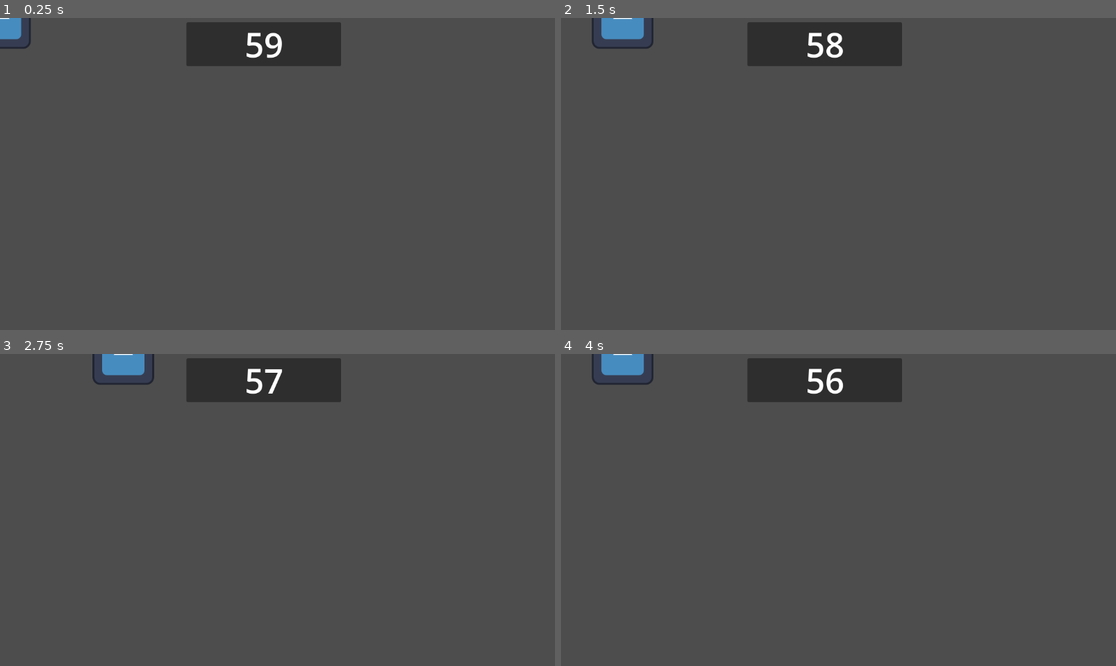
Above: before the commit, frames 1-4 (two rows, left to right).
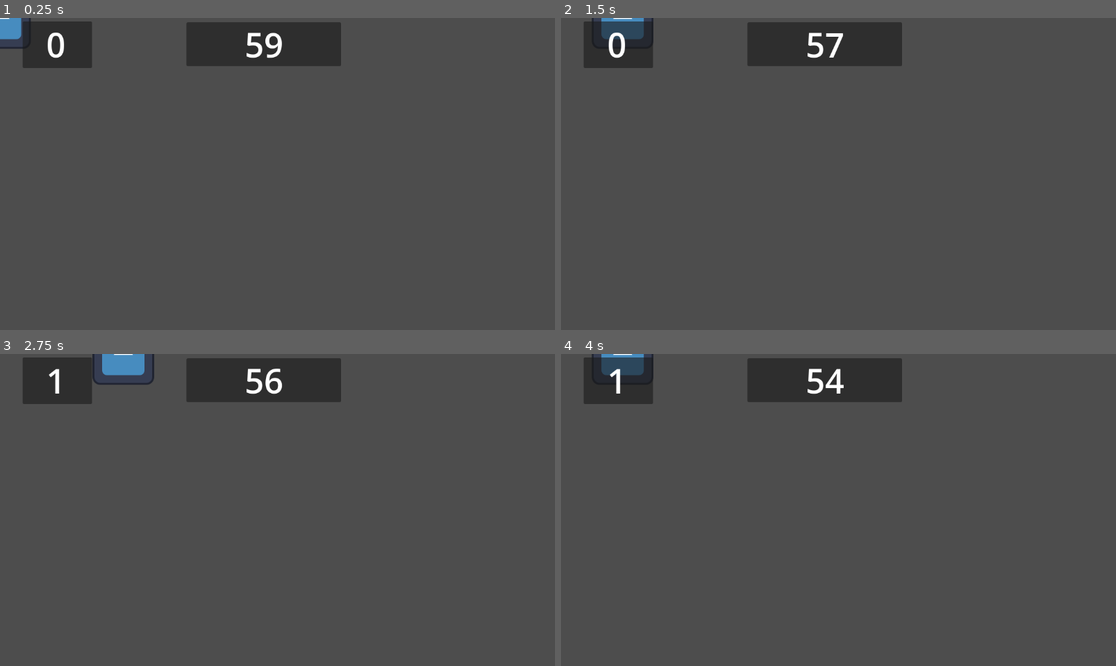
Above: after the commit, the same moments.

Repository: AnyOneS134/TrabzoznGameJam
Game: Godot game, scene res://Scene/node_2d.tscn
Same seed, same stepped clock (60 frames per second), same inputs: the game is played once before the commit and once after it. The engine's default icon, where the game draws it, is replaced by a stand-in: a white triangle on a blue panel in a dark square. Sound files missing from this copy of the repository are replaced by a short silence.
Inputs:
- Up to frame 1 (0.25 s): no input
- Up to frame 2 (1.5 s): tap Enter at 0.5 s; hold Right (ui_right) 0.53-1.28 s; hold Down (ui_down) from 1.28 s (still down)
- Up to frame 3 (2.75 s): tap Space at 2 s; release Down (ui_down) at 2.03 s; hold Right (ui_right) from 2.03 s (still down)
- Up to frame 4 (4 s): tap Enter at 2.75 s; release Right (ui_right) at 2.78 s; hold Up (ui_up) 2.78-3.53 s; tap Space at 3.5 s; hold Left (ui_left) from 3.53 s (still down)

The runs differ from the first frame. In frame 1, 1.8% of the frame differs, in the area x 4-17%, y 1-17%; in frame 2, 1.9%; in frame 3, 2.0%, in the area x 4-51%, y 1-17%; in frame 4, 1.9%.

Commit message:
v1.3
kombo sistemi ( + süre , - süre )
normal geri sayaç

Diff:
--- a/Scene/canvas_layer.tscn
+++ b/Scene/canvas_layer.tscn
@@ -28,3 +28,18 @@
 text = "60"
 horizontal_alignment = 1
 vertical_alignment = 1
+
+[node name="Kombo" type="Panel" parent="." unique_id=1791788502]
+offset_left = 47.0
+offset_top = 7.0
+offset_right = 191.0
+offset_bottom = 104.0
+
+[node name="Label" type="Label" parent="Kombo" unique_id=2018040499]
+layout_mode = 0
+offset_right = 138.0
+offset_bottom = 94.0
+theme_override_font_sizes/font_size = 70
+text = "0"
+horizontal_alignment = 1
+vertical_alignment = 1
--- /dev/null
+++ b/Scene/node_2d.gd
@@ -0,0 +1,11 @@
+extends Node2D
+
+
+# Called when the node enters the scene tree for the first time.
+func _ready() -> void:
+	pass # Replace with function body.
+
+
+# Called every frame. 'delta' is the elapsed time since the previous frame.
+func _process(delta: float) -> void:
+	pass
--- a/Script/movement.gd
+++ b/Script/movement.gd
@@ -2,6 +2,7 @@
 
 @onready var dummy_bass_player = $AudioStreamPlayer2D
 @onready var main_music_player = $MainMusicPlayer
+@onready var canvas_layer = $"../CanvasLayer"
 
 var bpm: float = 120.0
 var seconds_per_beat: float
@@ -31,7 +32,6 @@
 func try_move(direction: Vector2):
 	if dummy_bass_player.playing:
 		var current_time = dummy_bass_player.get_playback_position()
-
 		var closest_beat_time = round(current_time / seconds_per_beat) * seconds_per_beat
 		var time_difference = abs(current_time - closest_beat_time)
 
@@ -50,7 +50,15 @@
 			tween.tween_property(self, "position", target_position, move_duration)\
 				.set_trans(Tween.TRANS_SINE)\
 				.set_ease(Tween.EASE_OUT)
+			canvas_layer.combo_index += 1
+			canvas_layer.kombo_label.text = str(canvas_layer.combo_index)
 
 		else:
 			print("Ritim kaçtı! Sapma: ", time_difference)
+			print(canvas_layer.kalan_sure)
 			print("Süre Azaldı... Diak et ")
+			canvas_layer.kalan_sure -= 1
+			print(canvas_layer.kalan_sure)
+
+			canvas_layer.combo_index = 0
+			canvas_layer.kombo_label.text = str(canvas_layer.combo_index)
--- a/canvas_layer.gd
+++ b/canvas_layer.gd
@@ -2,20 +2,23 @@
 
 # Label düğümünü tutacak değişken (Adını karışmaması için değiştirdik)
 @onready var sayac_label = $Sayac/Label
-
+@onready var kombo_label = $Kombo/Label
+var combo_index = 0
 # Sayacı (zamanı) tutacak sayısal değişkenimiz
 var kalan_sure: float = 60.0
 var oyun_bitti: bool = false # "Kaybettin" yazısının saniyede 60 kere çalışmasını engellemek için
 
 func _ready() -> void:
-	# Başlangıç metnini ayarla
+	kombo_label.text = "0"
 	sayac_label.text = str(int(kalan_sure))
 
 func _process(delta: float) -> void:
-	# Oyun bitmediyse ve süre 0'dan büyükse süreyi azalt
+	if combo_index == 5:
+				kalan_sure += 1
+				combo_index = 0
+
 	if kalan_sure > 0:
 		kalan_sure -= delta
-
 		# Ekranda 59.8764 gibi küsuratlı sayılar görmek istemiyorsan int() ile tam sayıya çevirebilirsin
 		sayac_label.text = str(int(kalan_sure))
 
Not shown, added: Scene/node_2d.gd.uid
